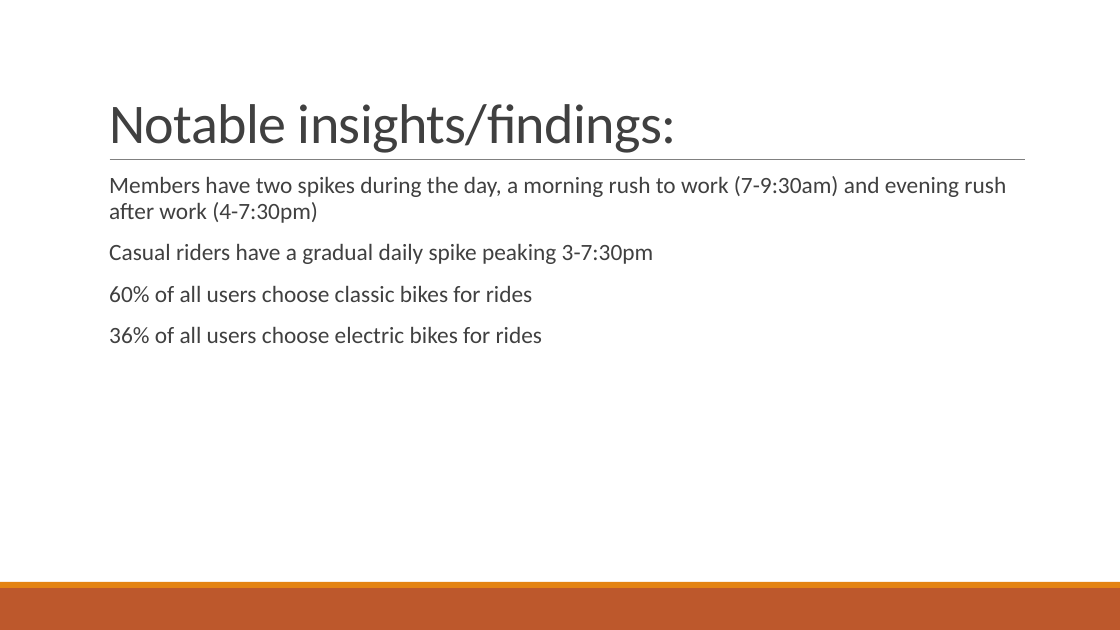
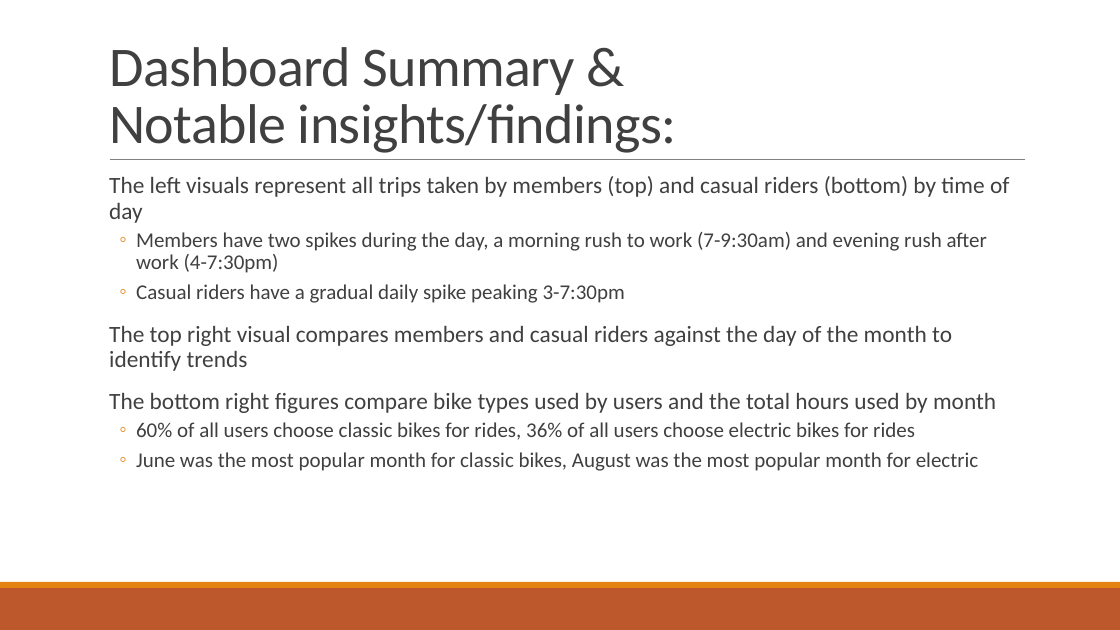
Before and after one commit to jesse-richardville/Cyclistic-Case-Study, a slide deck: slide 16 of Final Report-Capstone Presentation.pptx (slide 14 before the commit). Drawn at 1120x630 pixels with LibreOffice and Linux fonts; fonts in the diff are those of the drawing. Boxes give left, top, right and bottom in pixels: in the first picture for what was removed or moved away, otherwise in the second. Text is boxed around its words. In the diff, an @@ line names an element or a change of style, - is before the commit and + after.

```diff
--- a/Final Report-Capstone Presentation.pptx
+++ b/Final Report-Capstone Presentation.pptx
@@ title at (109, 47, 677, 153): text changed @@
-Notable insights/findings:
+Dashboard Summary &
+Notable insights/findings:
@@ text at (109, 176, 1009, 223): paragraph added @@
+  The left visuals represent all trips taken by members (top) and casual riders (bottom) by time of day
@@ text at (136, 232, 987, 303): size 20 to 18 pt in "Members have two spikes during the day, ...", "Casual riders have a gradual daily spike ..."; bullet   to ◦; list level 1 to 2 in "Members have two spikes during ..."; list level 1 to 2 in "Casual riders have a gradual ..." @@
@@ text at (109, 326, 996, 471): text changed @@
-  60% of all users choose classic bikes for rides
-  36% of all users choose electric bikes for rides
+  The top right visual compares members and casual riders against the day of the month to identify trends
+  The bottom right figures compare bike types used by users and the total hours used by month
+  ◦ 60% of all users choose classic bikes for rides, 36% of all users choose electric bikes for rides
+  ◦ June was the most popular month for classic bikes, August was the most popular month for electric
```
Also in this commit, not shown: 6 other slides changed, 2 slides added.
